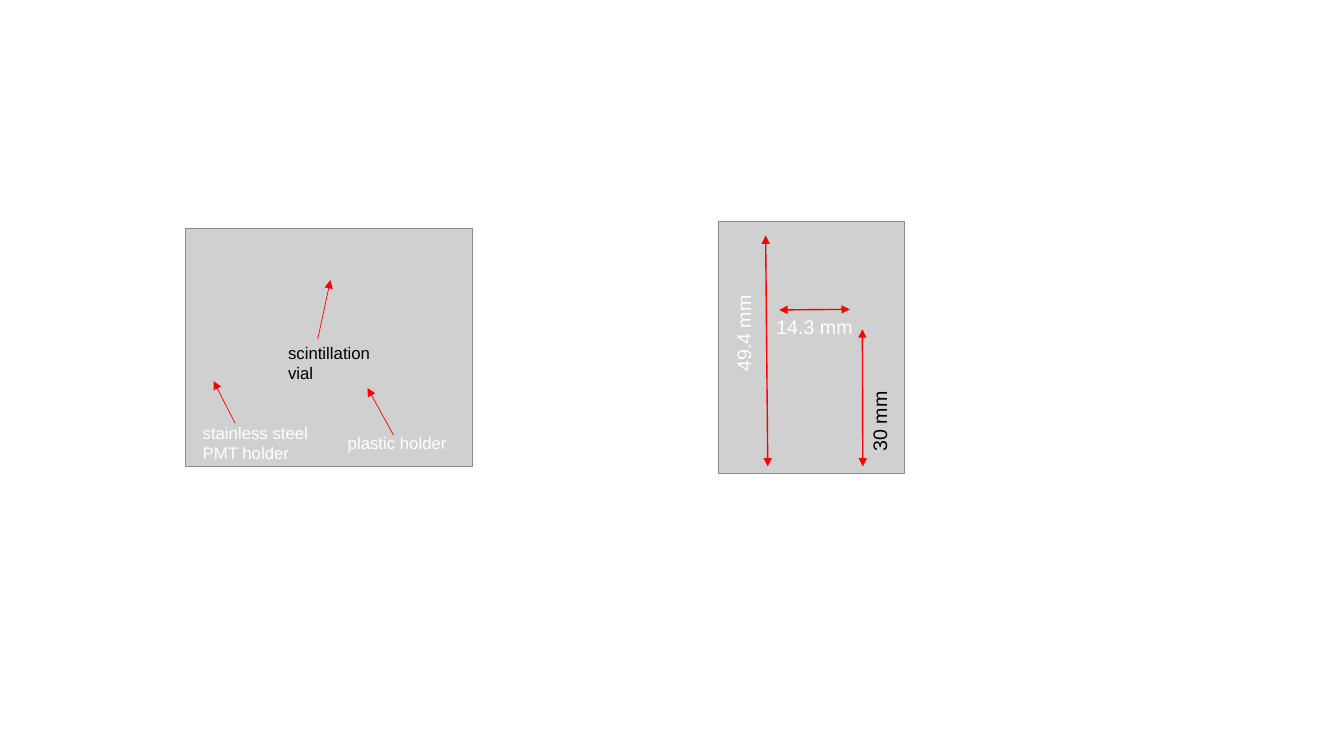
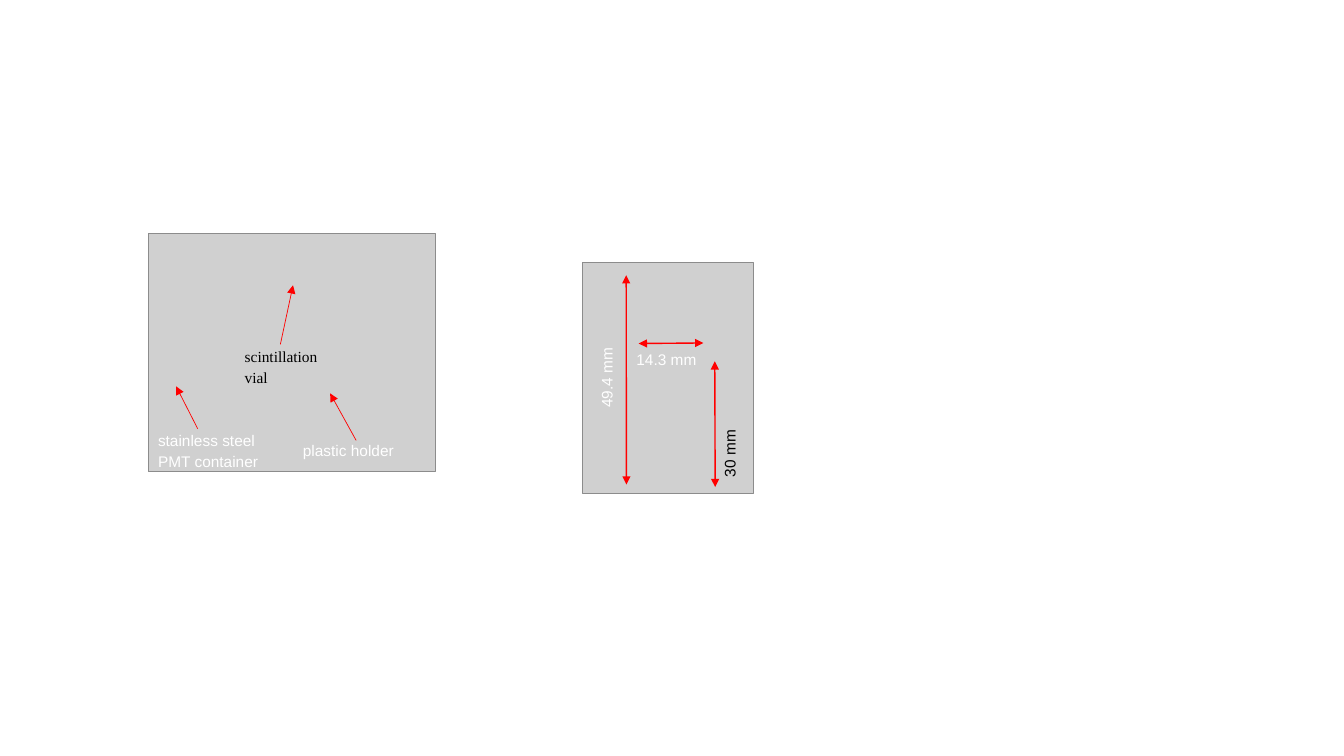
Before and after one commit to jhualberta/thesis, a slide deck: slide 15 of thesisPlots1.ppt. Drawn at 1344x756 pixels with LibreOffice and Linux fonts; fonts in the diff are those of the drawing; grey boxes stand for pictures. Boxes give left, top, right and bottom in pixels: in the first picture for what was removed or moved away, otherwise in the second. Text is boxed around its words. In the diff, an @@ line names an element or a change of style, - is before the commit and + after.

```diff
--- a/thesisPlots1.ppt
+++ b/thesisPlots1.ppt
@@ picture: place and size @@
-picture at <box>185,229,473,466</box>
+picture at <box>148,234,435,472</box>
@@ picture: place and size @@
-picture at <box>718,222,905,473</box>
+picture at <box>582,263,753,494</box>
@@ arrow moved from (317, 339) - (330, 280) to (280, 345) - (293, 285) @@
@@ double arrow moved from (766, 236) - (768, 466) to (626, 275) - (627, 485) @@
@@ text "49.4 mm": place and size @@
-text "49.4 mm" at <box>733,298,755,370</box>
+text "49.4 mm" at <box>599,353,616,406</box>
@@ text "scintillation": place and size @@
-text "scintillation" at <box>288,347,370,379</box>
+text "scintillation" at <box>245,351,318,383</box>
@@ text "scintillation" at <box>245,351,318,383</box>: size 12 to 11 pt, font Arial to Times New Roman; line spacing 1 to 1.15 @@
@@ size 14 to 11 pt; line spacing 1 to 1.15 in 3 elements at <box>722,432,739,477</box>, <box>599,353,616,406</box>, <box>636,355,697,365</box> @@
@@ text "14.3 mm": place and size @@
-text "14.3 mm" at <box>776,321,853,334</box>
+text "14.3 mm" at <box>636,355,697,365</box>
@@ double arrow moved from (849, 309) - (779, 309) to (703, 343) - (639, 344) @@
@@ arrow moved from (235, 423) - (214, 381) to (197, 428) - (176, 386) @@
@@ double arrow moved from (862, 329) - (862, 466) to (714, 361) - (715, 487) @@
@@ arrow moved from (393, 435) - (368, 388) to (356, 440) - (330, 393) @@
@@ text "30 mm": place and size @@
-text "30 mm" at <box>869,394,891,450</box>
+text "30 mm" at <box>722,432,739,477</box>
@@ text "stainless steel": place and size @@
-text "stainless steel" at <box>203,427,308,459</box>
+text "stainless steel" at <box>158,435,258,467</box>
@@ text at <box>158,435,255,446</box>: size 12 to 11 pt in "stainless steel"; line spacing 1 to 1.15 @@
@@ text "plastic holder": place and size @@
-text "plastic holder" at <box>348,437,447,452</box>
+text "plastic holder" at <box>303,445,394,459</box>
@@ text "plastic holder" at <box>303,445,394,459</box>: size 12 to 11 pt; line spacing 1 to 1.15 @@
@@ text at <box>158,457,258,467</box>: text changed; size 12 to 11 pt @@
-PMT holder
+PMT container
```
Also in this commit, not shown: 1 other slide changed, 1 slide added, 1 slide removed, 14 other files.
